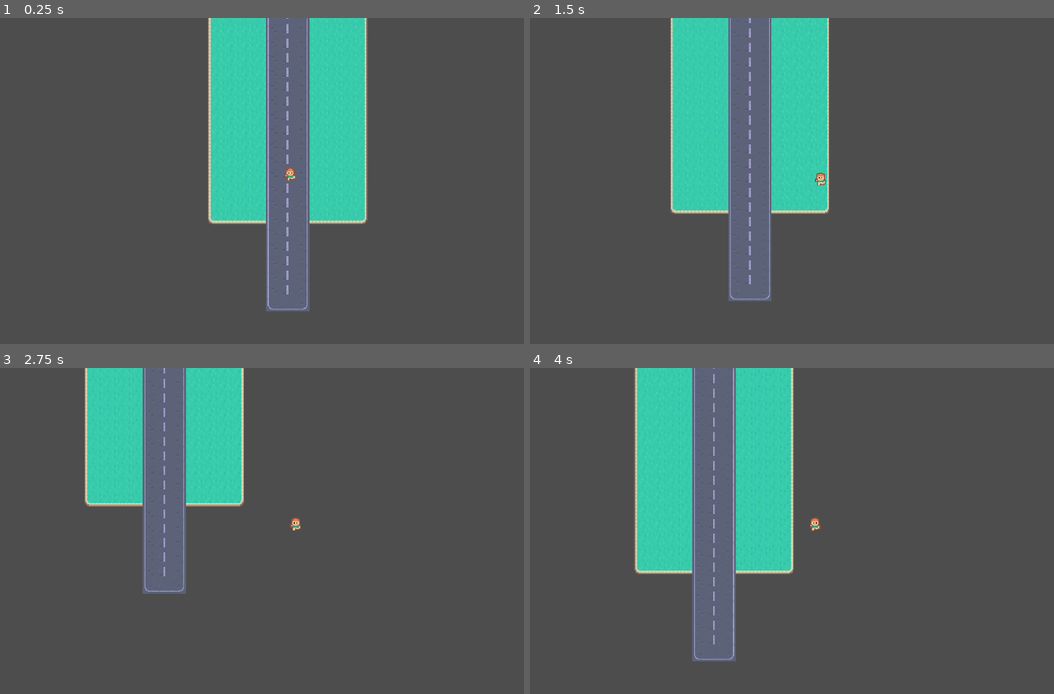
Above: before the commit, frames 1-4 (two rows, left to right).
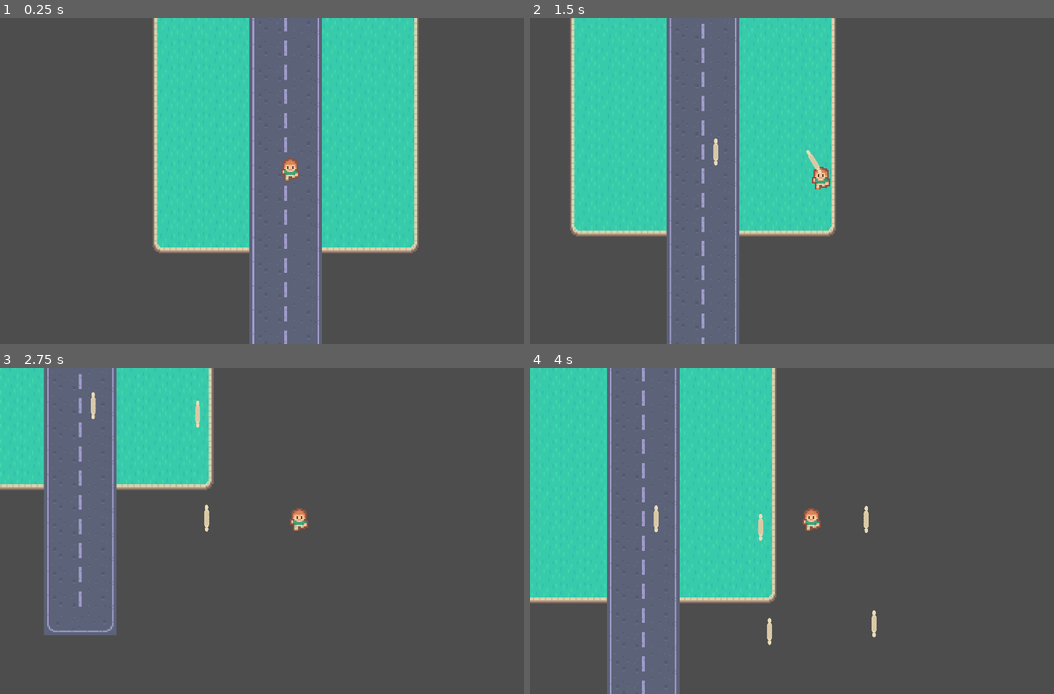
Above: after the commit, the same moments.

Repository: Lukebray/dublin-game
Game: Godot game, scene res://scenes/main.tscn
Two runs of this game, one before a commit and one after it. Both use one fixed random seed, a clock stepped at 60 frames per second and the inputs below.
Inputs (mouse positions are in pixels of both pictures, inside the frame that each line leads up to):
- Up to frame 1 (0.25 s): no input
- Up to frame 2 (1.5 s): tap Enter at 0.5 s; move the mouse to (949, 164) at 0.52 s; hold D (move_right) 0.53-1.28 s; click (949, 164) at 0.6 s; move the mouse to (702, 197) at 1.27 s; hold S (move_down) from 1.28 s (still down); click (702, 197) at 1.35 s
- Up to frame 3 (2.75 s): move the mouse to (345, 459) at 2.02 s; release S (move_down) at 2.03 s; hold D (move_right) from 2.03 s (still down); click (345, 459) at 2.1 s
- Up to frame 4 (4 s): move the mouse to (792, 596) at 2.77 s; release D (move_right) at 2.78 s; hold W (move_up) 2.78-3.53 s; click (792, 596) at 2.85 s; move the mouse to (996, 579) at 3.52 s; hold A (move_left) from 3.53 s (still down); click (996, 579) at 3.6 s

The runs differ from the first frame. In frame 1, 24% of the frame differs, in the area x 29-80%, y 0-100%; in frame 2, 32%; in frame 3, 24%; in frame 4, 36%, in the area x 0-67%, y 0-100%.

Commit message:
added weapon (kind of!)

Diff:
--- /dev/null
+++ b/StickAbilityController.gd
@@ -0,0 +1,23 @@
+extends Node
+
+@export var stick_ability : PackedScene
+
+var stick_animation_player : AnimationPlayer
+var player : CharacterBody2D
+var base_damage = 5
+
+func _ready():
+	player = get_tree().get_first_node_in_group("player")
+
+func _process(_delta):
+	if Input.is_action_just_pressed("attack"):
+		handle_weapon_attack()
+
+
+func handle_weapon_attack():
+	var stick_instance = stick_ability.instantiate() as StickAbility
+	stick_instance.global_position = player.global_position
+	stick_animation_player = stick_instance.get_node("AnimationPlayer")
+
+	var foreground_layer = get_tree().get_first_node_in_group("foreground_layer") as Node
+	foreground_layer.add_child(stick_instance)
--- a/project.godot
+++ b/project.godot
@@ -44,6 +44,11 @@
 "events": [Object(InputEventKey,"resource_local_to_scene":false,"resource_name":"","device":-1,"window_id":0,"alt_pressed":false,"shift_pressed":false,"ctrl_pressed":false,"meta_pressed":false,"pressed":false,"keycode":0,"physical_keycode":83,"key_label":0,"unicode":115,"echo":false,"script":null)
 ]
 }
+attack={
+"deadzone": 0.5,
+"events": [Object(InputEventMouseButton,"resource_local_to_scene":false,"resource_name":"","device":-1,"window_id":0,"alt_pressed":false,"shift_pressed":false,"ctrl_pressed":false,"meta_pressed":false,"button_mask":1,"position":Vector2(454, 42),"global_position":Vector2(462, 126),"factor":1.0,"button_index":1,"canceled":false,"pressed":true,"double_click":false,"script":null)
+]
+}
 
 [layer_names]
 
--- /dev/null
+++ b/scenes/abilities/stick_ability.gd
@@ -0,0 +1,4 @@
+extends Node2D
+class_name StickAbility
+
+@onready var hitbox_component : HitboxComponent = $HitboxComponent
--- /dev/null
+++ b/scenes/abilities/stick_ability.tscn
@@ -0,0 +1,68 @@
+[gd_scene load_steps=8 format=3 uid="uid://bidxmim27yn0q"]
+
+[ext_resource type="Script" path="res://scenes/abilities/stick_ability.gd" id="1_aesx6"]
+[ext_resource type="Texture2D" uid="uid://cn05eu47ns4ey" path="res://resources/art/items/genericItem_color_140.png" id="1_wc3t8"]
+[ext_resource type="PackedScene" uid="uid://bs6lqx5bpju6w" path="res://scenes/components/hitbox_component.tscn" id="3_frydq"]
+
+[sub_resource type="RectangleShape2D" id="RectangleShape2D_ydmae"]
+size = Vector2(4, 18)
+
+[sub_resource type="Animation" id="Animation_gl8u2"]
+resource_name = "hit"
+length = 0.3
+step = 0.05
+tracks/0/type = "value"
+tracks/0/imported = false
+tracks/0/enabled = true
+tracks/0/path = NodePath(".:rotation")
+tracks/0/interp = 2
+tracks/0/loop_wrap = true
+tracks/0/keys = {
+"times": PackedFloat32Array(0, 0.25, 0.3),
+"transitions": PackedFloat32Array(1, 1, 1),
+"update": 0,
+"values": [1.5708, -1.5708, 3.48787e-16]
+}
+
+[sub_resource type="Animation" id="Animation_nrv64"]
+length = 0.001
+tracks/0/type = "value"
+tracks/0/imported = false
+tracks/0/enabled = true
+tracks/0/path = NodePath(".:rotation")
+tracks/0/interp = 1
+tracks/0/loop_wrap = true
+tracks/0/keys = {
+"times": PackedFloat32Array(0),
+"transitions": PackedFloat32Array(1),
+"update": 0,
+"values": [0.0]
+}
+
+[sub_resource type="AnimationLibrary" id="AnimationLibrary_5vh3c"]
+_data = {
+"RESET": SubResource("Animation_nrv64"),
+"hit": SubResource("Animation_gl8u2")
+}
+
+[node name="StickAbility" type="Node2D"]
+script = ExtResource("1_aesx6")
+
+[node name="Sprite2D" type="Sprite2D" parent="."]
+position = Vector2(0.0851193, -0.504759)
+rotation = -0.523599
+scale = Vector2(0.1, 0.1)
+texture = ExtResource("1_wc3t8")
+offset = Vector2(36.739, -65.3363)
+
+[node name="HitboxComponent" parent="." instance=ExtResource("3_frydq")]
+
+[node name="CollisionShape2D" type="CollisionShape2D" parent="HitboxComponent"]
+position = Vector2(0, -8)
+shape = SubResource("RectangleShape2D_ydmae")
+
+[node name="AnimationPlayer" type="AnimationPlayer" parent="."]
+autoplay = "hit"
+libraries = {
+"": SubResource("AnimationLibrary_5vh3c")
+}
--- /dev/null
+++ b/scenes/abilities/stick_ability_controller.tscn
@@ -0,0 +1,6 @@
+[gd_scene load_steps=2 format=3 uid="uid://bbjylc1kr2lew"]
+
+[ext_resource type="Script" path="res://StickAbilityController.gd" id="1_kli4v"]
+
+[node name="StickAbilityController" type="Node"]
+script = ExtResource("1_kli4v")
--- /dev/null
+++ b/scenes/components/hitbox_component.gd
@@ -0,0 +1,4 @@
+extends Area2D
+class_name HitboxComponent
+
+var damage = 0
--- /dev/null
+++ b/scenes/components/hitbox_component.tscn
@@ -0,0 +1,6 @@
+[gd_scene load_steps=2 format=3 uid="uid://bs6lqx5bpju6w"]
+
+[ext_resource type="Script" path="res://scenes/components/hitbox_component.gd" id="1_jveiu"]
+
+[node name="HitboxComponent" type="Area2D"]
+script = ExtResource("1_jveiu")
--- a/scenes/game_camera.tscn
+++ b/scenes/game_camera.tscn
@@ -1,6 +1,6 @@
 [gd_scene load_steps=2 format=3 uid="uid://cn4lxxo2a6wx0"]
 
-[ext_resource type="Script" path="res://Camera2D.gd" id="1_yxojk"]
+[ext_resource type="Script" path="res://scenes/Camera2D.gd" id="1_yxojk"]
 
 [node name="GameCamera" type="Camera2D"]
 script = ExtResource("1_yxojk")
--- a/scenes/main.tscn
+++ b/scenes/main.tscn
@@ -1597,7 +1597,7 @@
 
 [node name="GameCamera" parent="." instance=ExtResource("1_b5do3")]
 position = Vector2(1, 0)
-zoom = Vector2(3, 3)
+zoom = Vector2(5, 5)
 
 [node name="TileMap" type="TileMap" parent="."]
 position = Vector2(5, 0)
@@ -1608,3 +1608,5 @@
 [node name="Entities" type="Node2D" parent="."]
 
 [node name="Player" parent="Entities" instance=ExtResource("1_033kp")]
+
+[node name="ForegroundLayer" type="Node" parent="." groups=["foreground_layer"]]
--- a/scenes/player.tscn
+++ b/scenes/player.tscn
@@ -1,8 +1,10 @@
-[gd_scene load_steps=6 format=3 uid="uid://ds2q2s47pbn31"]
+[gd_scene load_steps=8 format=3 uid="uid://ds2q2s47pbn31"]
 
 [ext_resource type="Script" path="res://scenes/player.gd" id="1_ihw7q"]
 [ext_resource type="PackedScene" uid="uid://b135ehplgxbf6" path="res://scenes/components/velocity_component.tscn" id="2_ab3wb"]
+[ext_resource type="PackedScene" uid="uid://bbjylc1kr2lew" path="res://scenes/abilities/stick_ability_controller.tscn" id="3_3mwnh"]
 [ext_resource type="Texture2D" uid="uid://da1g8plaane3e" path="res://resources/art/player/p_front.png" id="3_r6tq7"]
+[ext_resource type="PackedScene" uid="uid://bidxmim27yn0q" path="res://scenes/abilities/stick_ability.tscn" id="4_67aor"]
 
 [sub_resource type="CircleShape2D" id="CircleShape2D_ch5fu"]
 radius = 6.0
@@ -17,6 +19,11 @@
 max_speed = 100
 acceleration = 25.0
 
+[node name="Abilities" type="Node" parent="."]
+
+[node name="StickAbilityController" parent="Abilities" instance=ExtResource("3_3mwnh")]
+stick_ability = ExtResource("4_67aor")
+
 [node name="Sprite2D" type="Sprite2D" parent="."]
 position = Vector2(0, -8)
 texture = ExtResource("3_r6tq7")
Binary file added: resources/art/items/genericItem_color_140.png
Not shown, added: resources/art/items/genericItem_color_140.png.import
Renamed: Camera2D.gd -> scenes/Camera2D.gd
